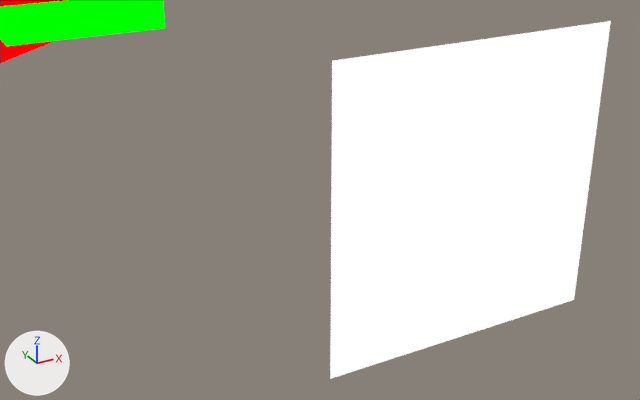
The Blender file assets-source/blender/motion/argentinosaurus-sneeze.blend as it was, and as the next commit left it.
Before and after are seen from a 50 mm lens placed at (130.57, -33.57, 63.48), pointed at (132.84, -29.45, 61.42). The axes (+X, +Y, +Z) are drawn at lower left. The lights are the same throughout. The picture after the commit comes second.

In view in the first picture: 'DinoTycoon_Motion_argentinosaurus_sneeze_eye', 'DinoTycoon_Motion_argentinosaurus_sneeze_head', 'DinoTycoon_Motion_argentinosaurus_sneeze_jaw'.
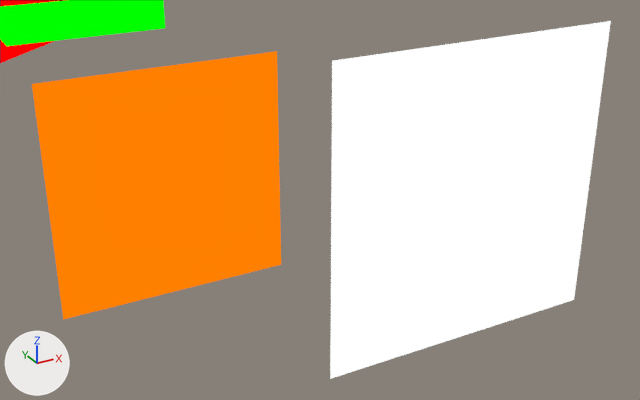
Where the change shows, as pixel boxes [x1, y1, x2, y2] in the pictures (640 x 400 px):
```json
{"object": "DinoTycoon_Motion_argentinosaurus_sneeze_eye_white", "change": "added", "after": [32, 51, 281, 320], "on screen": "orange"}
```

Scene script edits in JSON lines:
```json
{"op": "add", "block": "mat_dinotycoon_role_y", "code": ["mat_dinotycoon_role_y = emission_material('DinoTycoon_Role_Y')", "mat_dinotycoon_role_y.base_color = (1.0, 0.216, 0.0)  # orange #ff8000"]}
{"op": "add", "block": "me_dinotycoon_motion_argentinosaurus_sneeze_sample_eye_white", "code": ["me_dinotycoon_motion_argentinosaurus_sneeze_sample_eye_white = bpy.data.meshes.new('DinoTycoon_Motion_argentinosaurus_sneeze_sample_eye_white')", "me_dinotycoon_motion_argentinosaurus_sneeze_sample_eye_white.from_pydata([(131.4, -29.0, 62.2), (132.8, -29.0, 62.2), (132.8, -29.0, 60.8), (131.4, -29.0, 60.8), (131.4, -29.0, 62.2), (132.8, -29.0, 62.2), (132.8, -29.0, 60.8), (131.4, -29.0, 60.8)], [], [(3, 2, 1, 0), (4, 5, 6, 7), (0, 1, 5, 4), (1, 2, 6, 5), (2, 3, 7, 6), (3, 0, 4, 7)])", "me_dinotycoon_motion_argentinosaurus_sneeze_sample_eye_white.materials.append(mat_dinotycoon_role_y)  # orange #ff8000"]}
{"op": "add", "block": "ob_dinotycoon_motion_argentinosaurus_sneeze_eye_white", "code": ["ob_dinotycoon_motion_argentinosaurus_sneeze_eye_white = bpy.data.objects.new('DinoTycoon_Motion_argentinosaurus_sneeze_eye_white', me_dinotycoon_motion_argentinosaurus_sneeze_sample_eye_white)", "ob_dinotycoon_motion_argentinosaurus_sneeze_eye_white.location = (0.0, 0.0, 0.0)"]}
```
